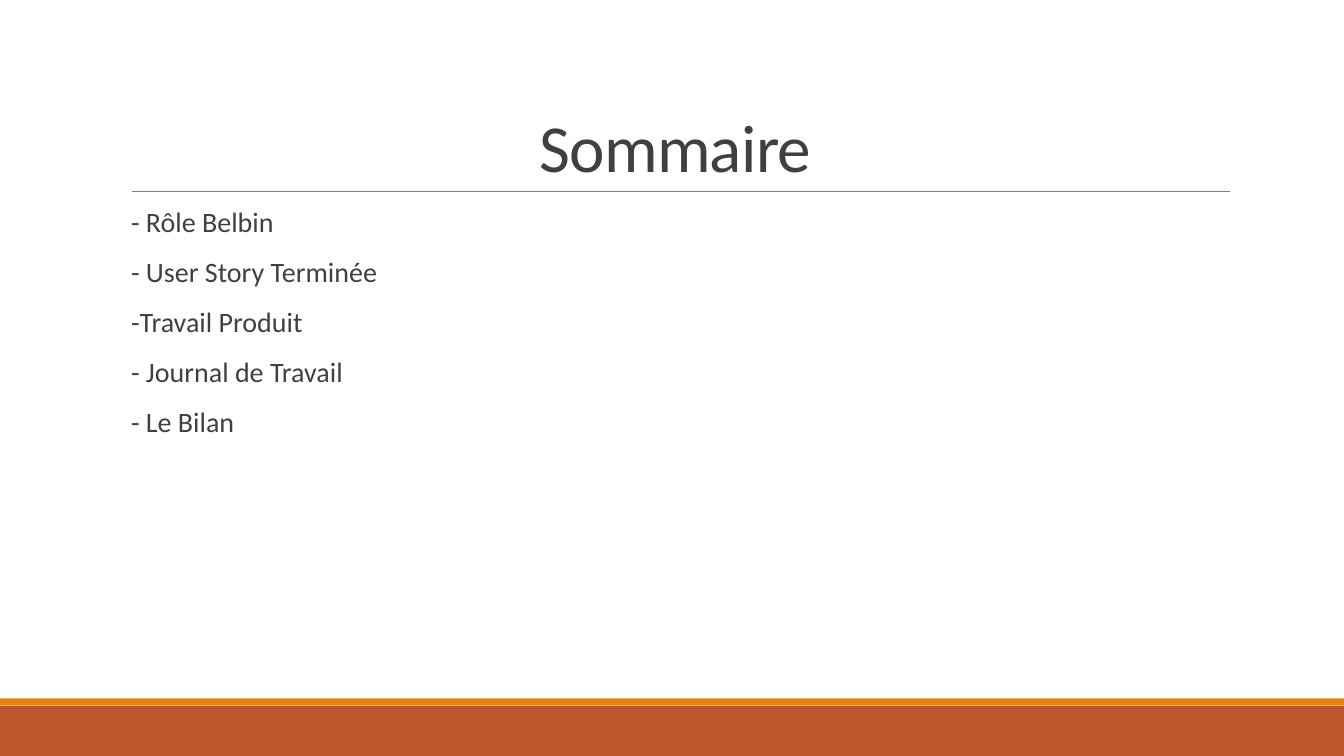
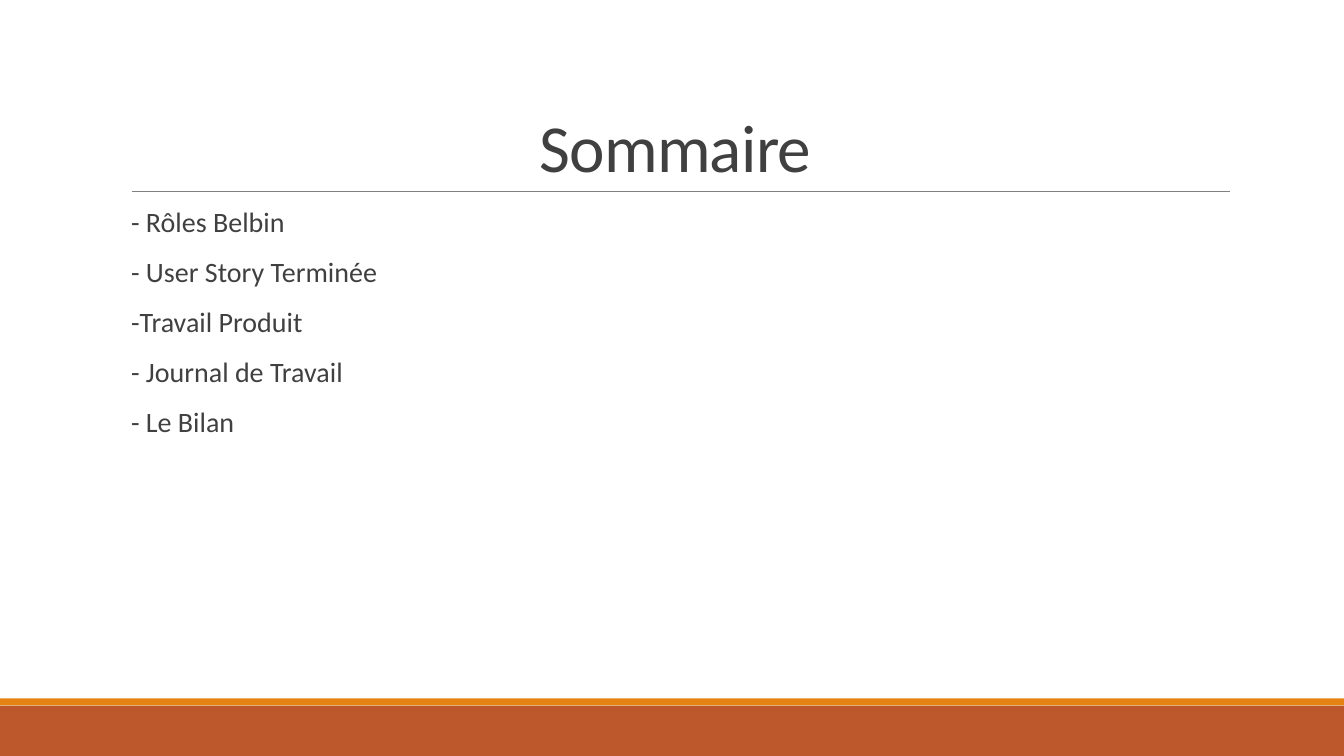
Before and after one commit to Pistou2/P_GestProj, a slide deck: slide 2 of Présentation/Présentation personnelle-balmorira.pptx. Drawn at 1344x756 pixels with LibreOffice and Linux fonts; fonts in the diff are those of the drawing. Boxes give left, top, right and bottom in pixels: in the first picture for what was removed or moved away, otherwise in the second. Text is boxed around its words. In the diff, an @@ line names an element or a change of style, - is before the commit and + after.

```diff
--- a/Présentation/Présentation personnelle-balmorira.pptx
+++ b/Présentation/Présentation personnelle-balmorira.pptx
@@ text at [146, 212, 285, 232]: text changed @@
-  - Rôle Belbin
+  - Rôles Belbin
```
Also in this commit, not shown: 1 other slide changed.
